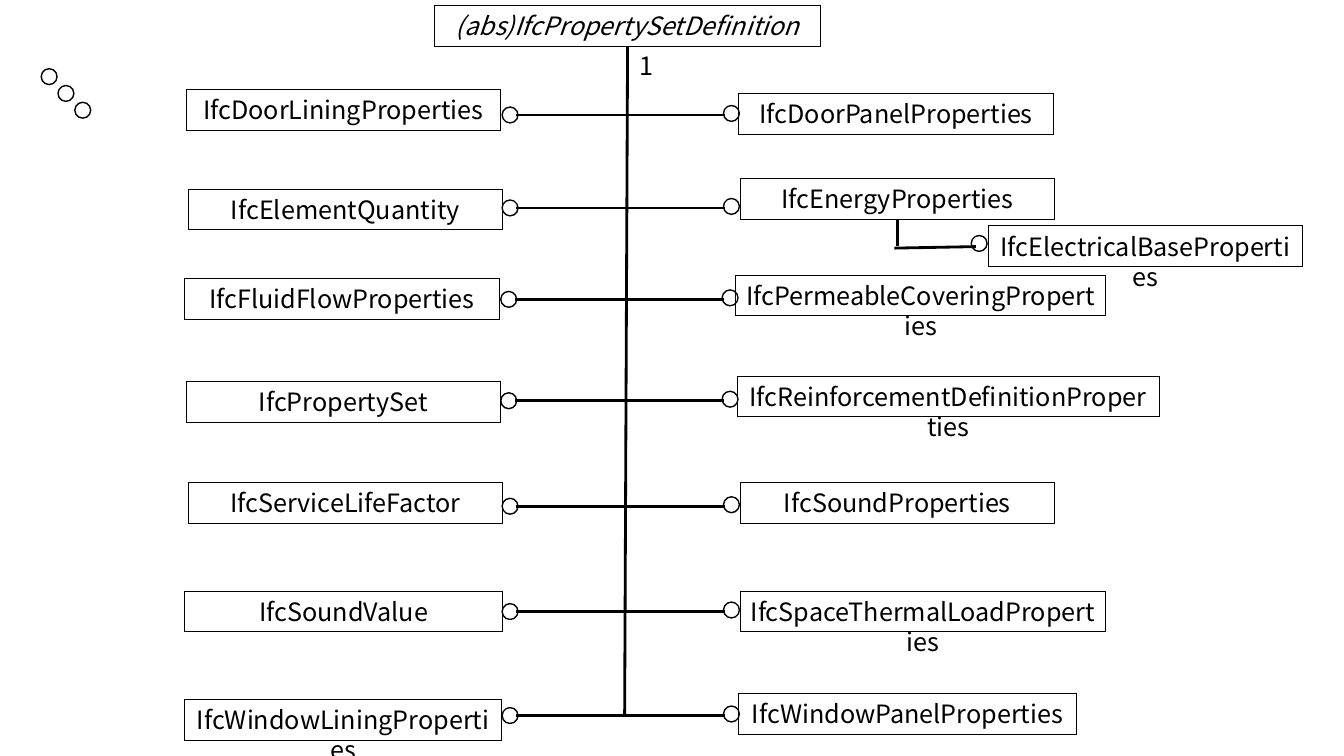
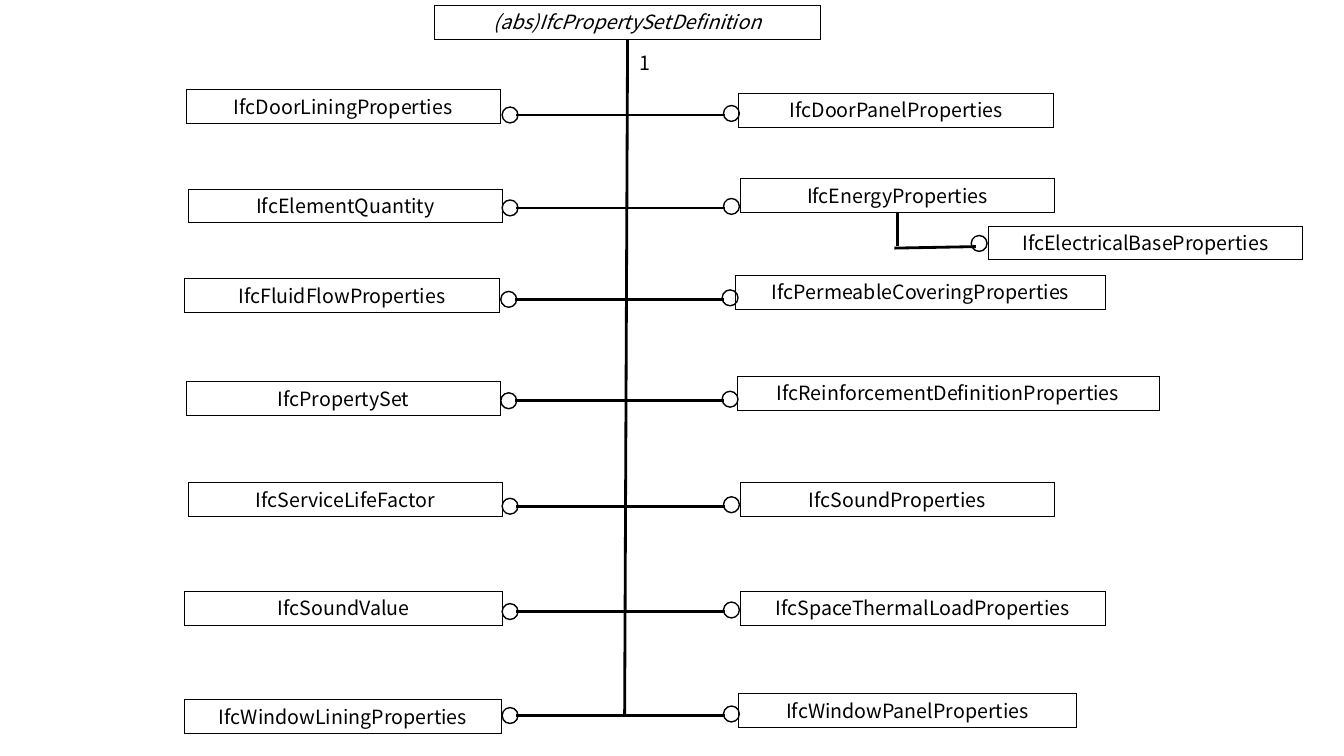
Before and after one commit to yayadi23/BIM, a slide deck: slide 12 of 毕业论文资料/毕业论文图.pptx. Drawn at 1344x756 pixels with LibreOffice and Linux fonts; fonts in the diff are those of the drawing. Boxes give left, top, right and bottom in pixels: in the first picture for what was removed or moved away, otherwise in the second. Text is boxed around its words. In the diff, an @@ line names an element or a change of style, - is before the commit and + after.

```diff
--- a/毕业论文资料/毕业论文图.pptx
+++ b/毕业论文资料/毕业论文图.pptx
@@ rectangle "(abs)IfcPropertySetDefinition": place and size @@
-rectangle "(abs)IfcPropertySetDefinition" at (435, 5, 821, 45)
+rectangle "(abs)IfcPropertySetDefinition" at (435, 5, 821, 39)
@@ line moved from (628, 46) - (625, 715) to (628, 39) - (625, 715) @@
@@ size 18 to 14 pt in 17 elements at (737, 376, 1159, 410), (435, 5, 821, 39), (736, 275, 1106, 310), (740, 592, 1106, 626), (739, 694, 1077, 728), (185, 592, 503, 626), (185, 700, 501, 734), (740, 483, 1055, 517), (189, 483, 503, 517), (740, 178, 1055, 213), (739, 94, 1054, 128), (187, 90, 501, 124), (189, 190, 503, 224), (185, 279, 499, 314), (187, 382, 501, 416), (988, 226, 1303, 260), (639, 55, 650, 70) @@
@@ ellipse removed at (41, 69, 57, 85) @@
@@ ellipse removed at (58, 86, 75, 102) @@
@@ ellipse removed at (75, 103, 91, 119) @@
@@ rectangle "IfcDoorLiningProperties": place and size @@
-rectangle "IfcDoorLiningProperties" at (187, 90, 501, 130)
+rectangle "IfcDoorLiningProperties" at (187, 90, 501, 124)
@@ rectangle "IfcDoorPanelProperties": place and size @@
-rectangle "IfcDoorPanelProperties" at (739, 94, 1054, 134)
+rectangle "IfcDoorPanelProperties" at (739, 94, 1054, 128)
@@ rectangle "IfcEnergyProperties": place and size @@
-rectangle "IfcEnergyProperties" at (740, 178, 1055, 219)
+rectangle "IfcEnergyProperties" at (740, 178, 1055, 213)
@@ rectangle "IfcElementQuantity": place and size @@
-rectangle "IfcElementQuantity" at (189, 190, 503, 230)
+rectangle "IfcElementQuantity" at (189, 190, 503, 224)
@@ line moved from (897, 246) - (897, 220) to (897, 246) - (897, 213) @@
@@ rectangle "IfcElectricalBaseProperties": place and size @@
-rectangle "IfcElectricalBaseProperties" at (988, 226, 1303, 266)
+rectangle "IfcElectricalBaseProperties" at (988, 226, 1303, 260)
@@ rectangle "IfcFluidFlowProperties": place and size @@
-rectangle "IfcFluidFlowProperties" at (185, 279, 499, 320)
+rectangle "IfcFluidFlowProperties" at (185, 279, 499, 314)
@@ rectangle "IfcPermeableCoveringProperties": place and size @@
-rectangle "IfcPermeableCoveringProperties" at (736, 275, 1106, 316)
+rectangle "IfcPermeableCoveringProperties" at (736, 275, 1106, 310)
@@ rectangle "IfcPropertySet": place and size @@
-rectangle "IfcPropertySet" at (187, 382, 501, 422)
+rectangle "IfcPropertySet" at (187, 382, 501, 416)
@@ rectangle "IfcReinforcementDefinitionProperties": place and size @@
-rectangle "IfcReinforcementDefinitionProperties" at (737, 376, 1159, 416)
+rectangle "IfcReinforcementDefinitionProperties" at (737, 376, 1159, 410)
@@ rectangle "IfcServiceLifeFactor": place and size @@
-rectangle "IfcServiceLifeFactor" at (189, 483, 503, 523)
+rectangle "IfcServiceLifeFactor" at (189, 483, 503, 517)
@@ rectangle "IfcSoundProperties": place and size @@
-rectangle "IfcSoundProperties" at (740, 483, 1055, 523)
+rectangle "IfcSoundProperties" at (740, 483, 1055, 517)
@@ rectangle "IfcSoundValue": place and size @@
-rectangle "IfcSoundValue" at (185, 592, 503, 632)
+rectangle "IfcSoundValue" at (185, 592, 503, 626)
@@ rectangle "IfcSpaceThermalLoadProperties": place and size @@
-rectangle "IfcSpaceThermalLoadProperties" at (740, 592, 1106, 632)
+rectangle "IfcSpaceThermalLoadProperties" at (740, 592, 1106, 626)
@@ rectangle "IfcWindowLiningProperties": place and size @@
-rectangle "IfcWindowLiningProperties" at (185, 700, 501, 740)
+rectangle "IfcWindowLiningProperties" at (185, 700, 501, 734)
@@ rectangle "IfcWindowPanelProperties": place and size @@
-rectangle "IfcWindowPanelProperties" at (739, 694, 1077, 734)
+rectangle "IfcWindowPanelProperties" at (739, 694, 1077, 728)
```
Also in this commit, not shown: 10 slides added, 4 other files.
